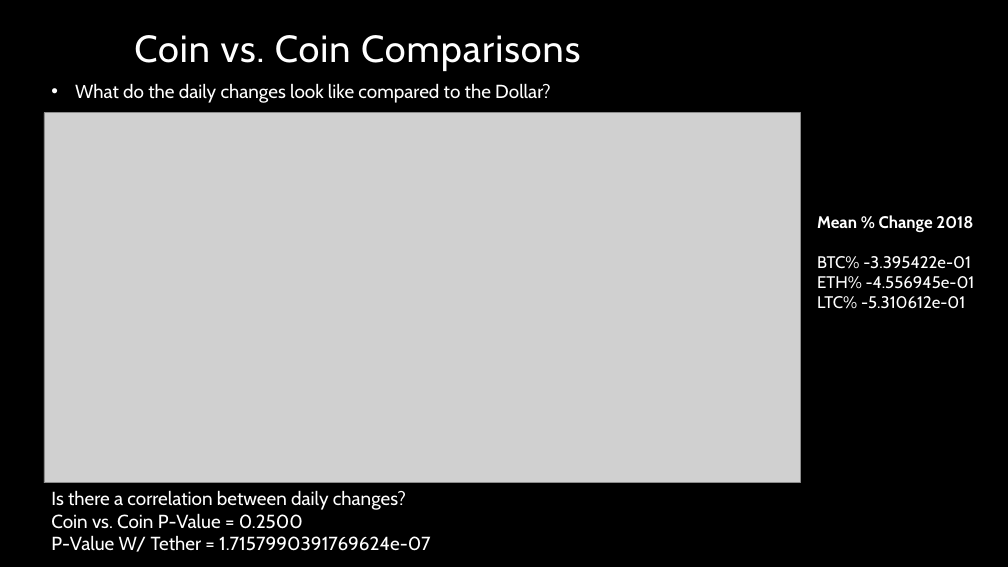
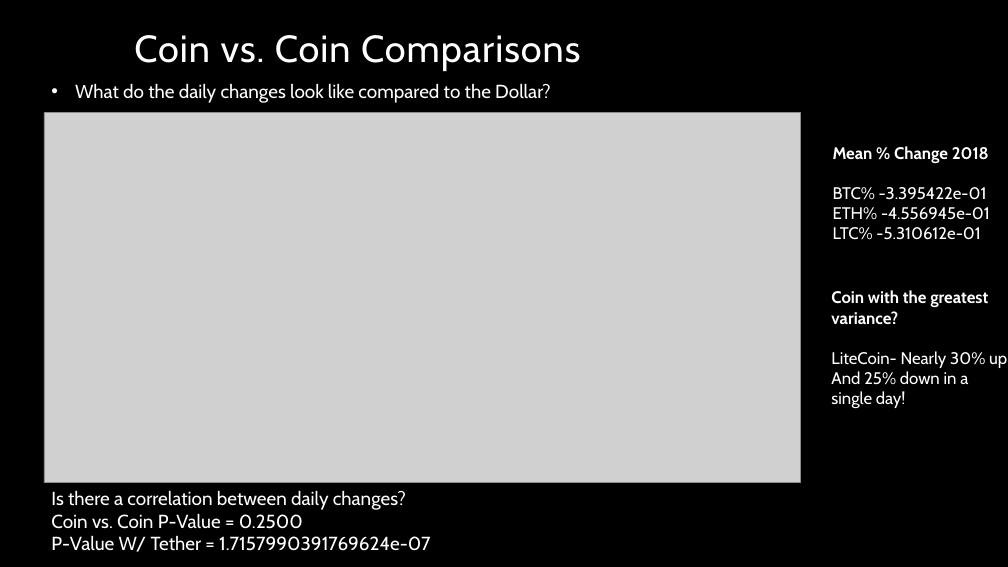
Before and after one commit to ascott4680/Project_01, a slide deck: slide 6 of Project 01.pptx. Drawn at 1008x567 pixels with LibreOffice and Linux fonts; fonts in the diff are those of the drawing; grey boxes stand for pictures; background and template pictures are left out. Boxes give left, top, right and bottom in pixels: in the first picture for what was removed or moved away, otherwise in the second. Text is boxed around its words. In the diff, an @@ line names an element or a change of style, - is before the commit and + after.

Commit message:
PPT UPDATE

```diff
--- a/Project 01.pptx
+++ b/Project 01.pptx
@@ text "Mean % Change 2018": place and size @@
-text "Mean % Change 2018" at bbox=[817, 215, 975, 309]
+text "Mean % Change 2018" at bbox=[833, 146, 990, 240]
@@ text added at bbox=[831, 290, 1007, 409], 16 pt, text #FFFFFF @@
+Coin with the greatest variance?
+LiteCoin- Nearly 30% up
+And 25% down in a single day!
```
